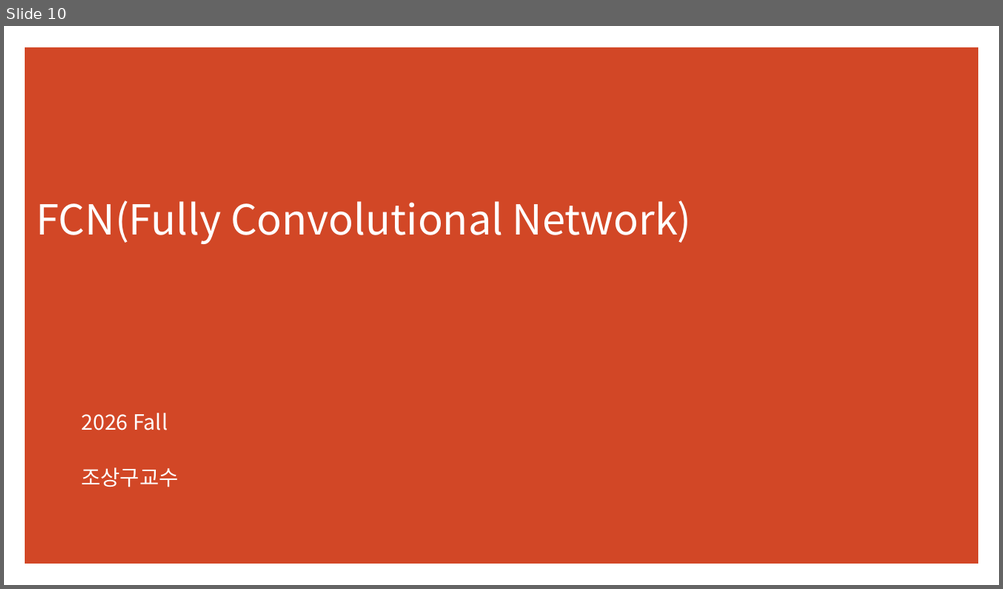
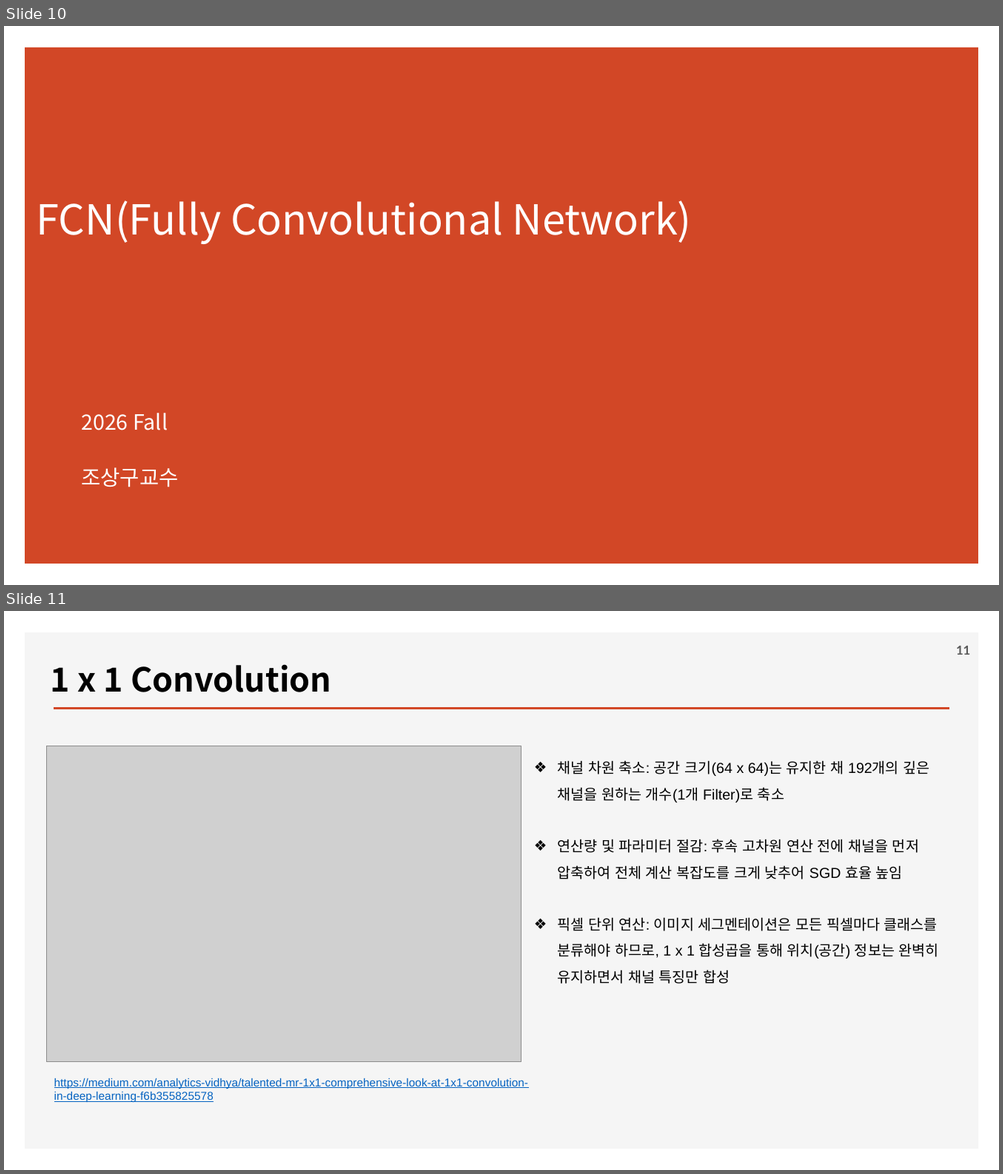
Before and after one commit to ancestor9/2026_Fall_Deep-Learning-with-Python, a slide deck: Chapter 11 Image segmentation.pptx. Shown one above the other, each under a label of ours: slide 10 before the commit, slides 10 and 11 after it. The pictures are 1003x589 and 1003x1174 pixels, drawn with LibreOffice and Linux fonts; fonts in the diff are those of the drawing; grey boxes stand for pictures; background and template pictures are left out. Boxes give left, top, right and bottom in pixels: in the first picture for what was removed or moved away, otherwise in the second. Text is boxed around its words. In the diff, an @@ line names an element or a change of style, - is before the commit and + after.

```diff
--- a/Chapter 11 Image segmentation.pptx
+++ b/Chapter 11 Image segmentation.pptx
@@ slide 11 added at (4,611,999,1170), background #FFFFFF @@
@@ rectangle added at (25,632,979,1150), fill #F5F5F5 @@
@@ page number added at (956,646,970,655), 12 pt, text #595959, bold @@
+11
@@ text added at (50,664,332,692), 32 pt, text #000000, bold @@
+1 x 1 Convolution
@@ line added from (54, 709) to (949, 709), #D24726 2 pt @@
@@ picture added at (46,747,521,1062) @@
@@ text added at (558,760,939,984), 14 pt, text #000000 @@
+❖ 채널 차원 축소: 공간 크기(64 x 64)는 유지한 채 192개의 깊은 채널을 원하는 개수(1개 Filter)로 축소
+❖ 연산량 및 파라미터 절감: 후속 고차원 연산 전에 채널을 먼저 압축하여 전체 계산 복잡도를 크게 낮추어 SGD 효율 높임
+❖ 픽셀 단위 연산: 이미지 세그멘테이션은 모든 픽셀마다 클래스를 분류해야 하므로, 1 x 1 합성곱을 통해 위치(공간) 정보는 완벽히 유지하면서 채널 특징만 합성
@@ text added at (54,1079,528,1102), 11 pt, text #0563C1, underline @@
+https://medium.com/analytics-vidhya/talented-mr-1x1-comprehensive-look-at-1x1-convolution-in-deep-learning-f6b355825578
```
Also in this commit, not shown: 1 other slide added.
